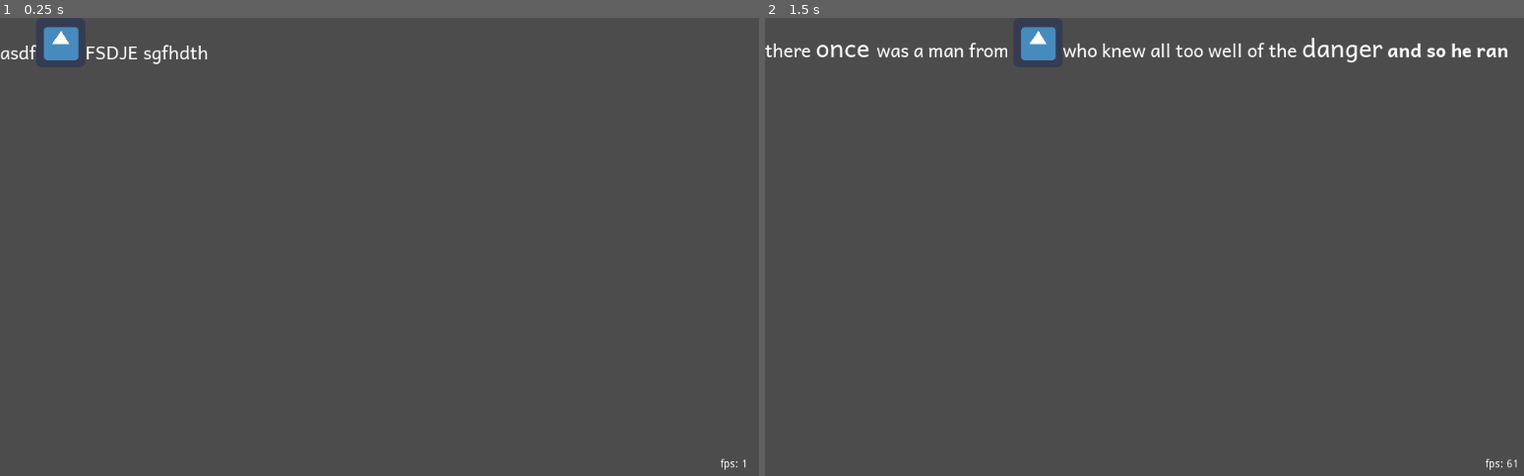
Above: before the commit, frames 1-2 (left to right).
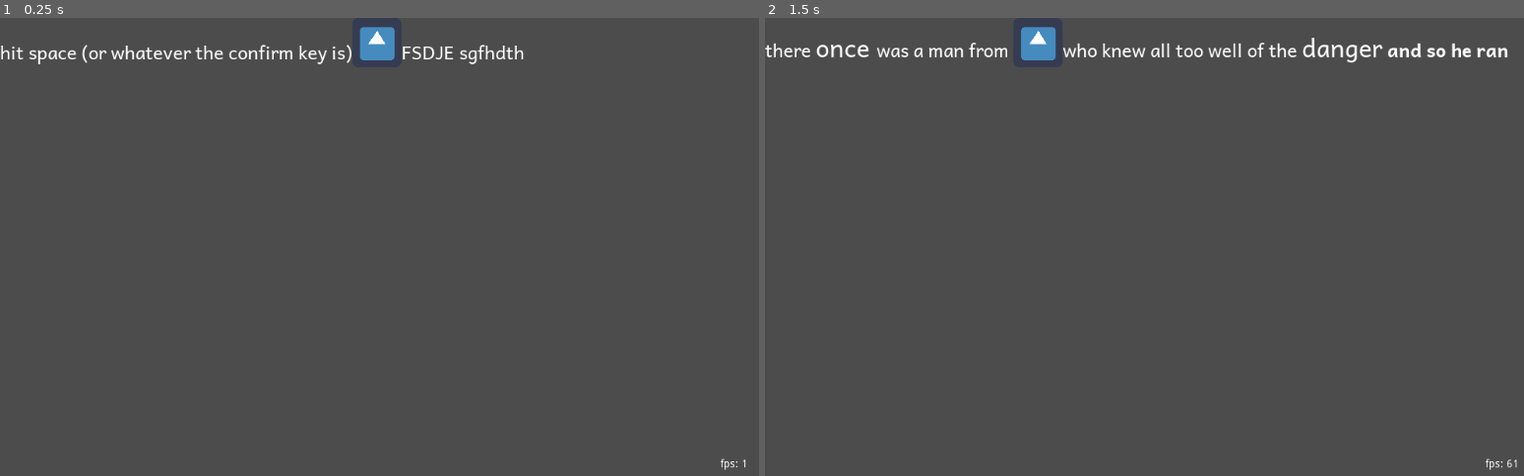
Above: after the commit, the same moments.

Repository: wareya/uitest
Game: Godot game, scene res://Document.tscn
Same seed, same stepped clock (60 frames per second), same inputs: the game is played once before the commit and once after it. The engine's default icon, where the game draws it, is replaced by a stand-in: a white triangle on a blue panel in a dark square.
Inputs:
- Up to frame 1 (0.25 s): no input
- Up to frame 2 (1.5 s): tap Space at 0.5 s; tap Enter (ui_accept) at 0.77, 1.25 s

The runs differ from the first frame. In frame 1, 1.5% of the frame differs, in the area x 0-70%, y 1-11%; in frame 2, nothing differs.

Commit message:
linebreaking quality hack

Diff:
--- a/Document.gd
+++ b/Document.gd
@@ -53,7 +53,6 @@
     font_size: 32;
 }
 big {
-    display: inline;
     font_size: 32;
 }
 b {
@@ -225,14 +224,14 @@
             #print(child)
 
             var child_size = child.get_combined_minimum_size()
+            var offset = Vector2()
             if "calculated_props" in child:
                 #print("  >>")
                 child.reflow() # prevents size flickering when resized
                 #print("  <<")
                 child_size.x = max(child_size.x, child.rect_size.x)
                 child_size.y = max(child_size.y, child.rect_size.y)
-            var offset = Vector2()
-            if "calculated_props" in child:
+
                 child_size.x += child.calculated_props.margin_left
                 child_size.x += child.calculated_props.margin_right
 
@@ -259,10 +258,13 @@
 
             y_cursor_next = max(y_cursor_next, y_cursor + child_size.y)
 
-            row.push_back([child, x_cursor, child_size, offset])
-            max_x = max(max_x, x_cursor + child_size.x)
-
-            x_cursor += child_size.x
+            # skip adding label if it's just a space and is at the beginning of the line
+            if row.size() == 0 and child is Label and child.text == " ":
+                pass
+            else:
+                row.push_back([child, x_cursor, child_size, offset])
+                max_x = max(max_x, x_cursor + child_size.x)
+                x_cursor += child_size.x
         if row.size() > 0:
             #print("fallback ", y_cursor, " ", y_cursor_next)
             _reflow_row(row, y_cursor, y_cursor_next)
--- a/Document.tscn
+++ b/Document.tscn
@@ -11,36 +11,36 @@
 [node name="Document" type="Container"]
 anchor_right = 1.0
 anchor_bottom = 1.0
-margin_right = -753.0
+margin_right = -342.0
 margin_bottom = -536.0
 script = ExtResource( 1 )
 
 [node name="Label" type="Label" parent="."]
 margin_top = 24.0
-margin_right = 71.0
+margin_right = 458.0
 margin_bottom = 64.0
 custom_fonts/font = SubResource( 1 )
-text = "asdf"
+text = "hit space (or whatever the confirm key is)"
 
 [node name="TextureRect" type="TextureRect" parent="."]
-margin_left = 47.0
-margin_right = 111.0
+margin_left = 458.0
+margin_right = 522.0
 margin_bottom = 64.0
 texture = ExtResource( 2 )
 stretch_mode = 3
 
 [node name="Label2" type="Label" parent="."]
-margin_left = 111.0
+margin_left = 522.0
 margin_top = 24.0
-margin_right = 1416.0
+margin_right = 1827.0
 margin_bottom = 107.0
 custom_fonts/font = SubResource( 1 )
 text = "FSDJE "
 
 [node name="Label3" type="Label" parent="."]
-margin_left = 186.0
+margin_left = 597.0
 margin_top = 24.0
-margin_right = 271.0
+margin_right = 682.0
 margin_bottom = 64.0
 custom_fonts/font = SubResource( 1 )
 text = "sgfhdth"
--- a/DocumentHelpers.gd
+++ b/DocumentHelpers.gd
@@ -67,6 +67,7 @@
             var n = Label.new()
             n.text = chunk
             nodes.push_back(n)
+
         return nodes
     elif _xml.name.to_lower() == "img":
         var n = TextureRect.new()
